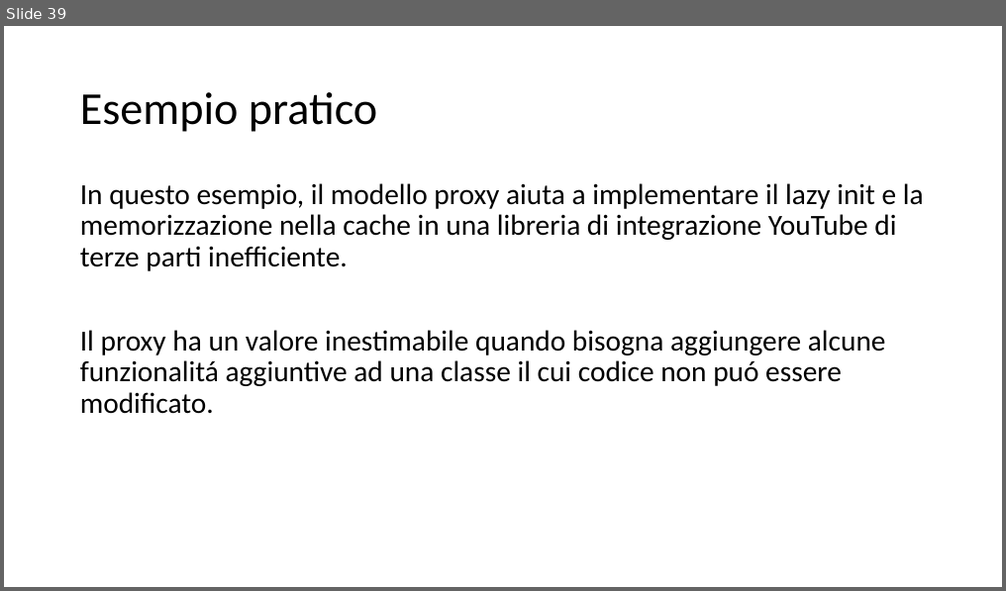
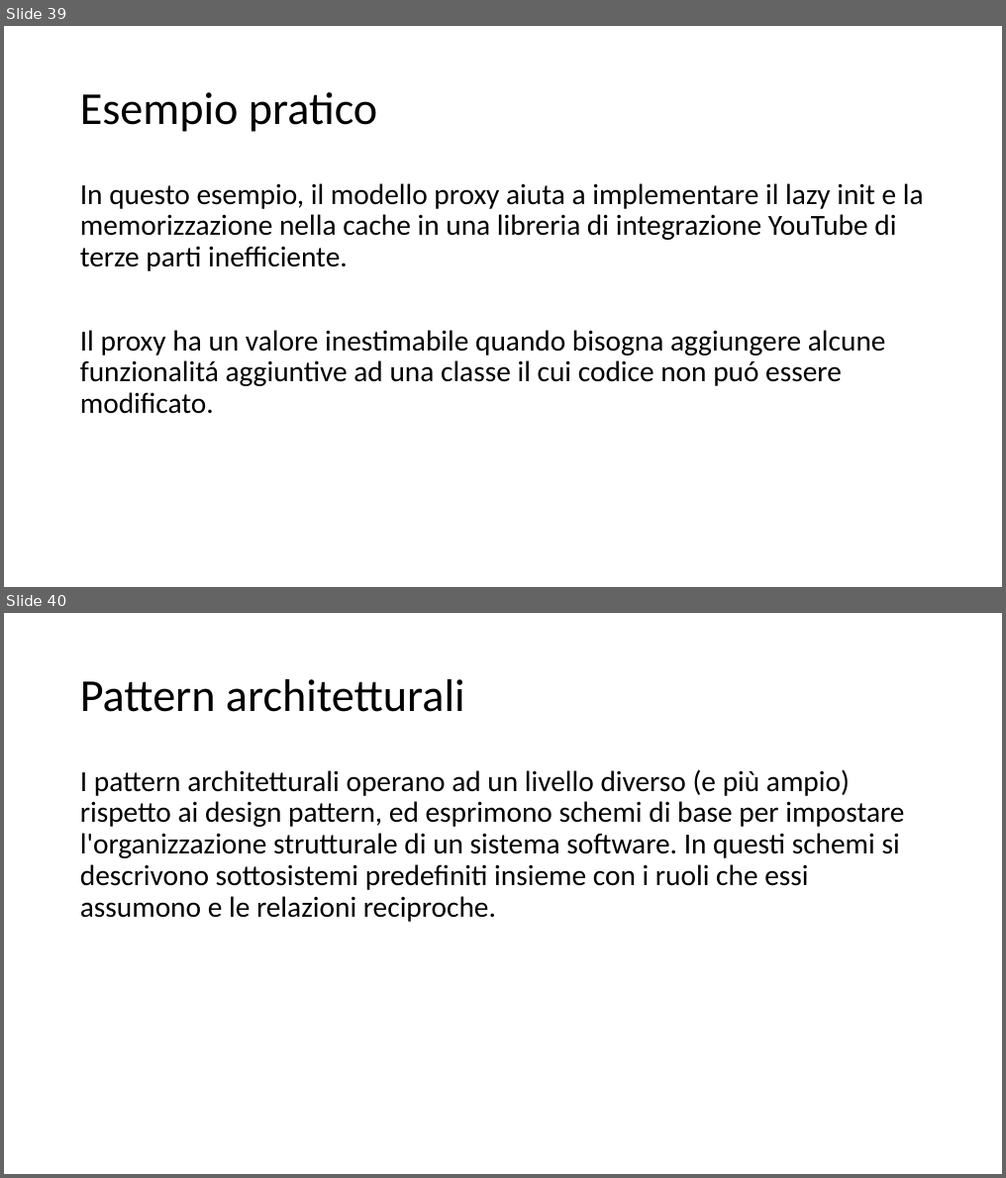
Before and after one commit to cicababba/java_course, a slide deck: Slide/Pattern.pptx. Shown one above the other, each under a label of ours: slide 39 before the commit, slides 39 and 40 after it. The pictures are 1006x591 and 1006x1178 pixels, drawn with LibreOffice and Linux fonts; fonts in the diff are those of the drawing. Boxes give left, top, right and bottom in pixels: in the first picture for what was removed or moved away, otherwise in the second. Text is boxed around its words. In the diff, an @@ line names an element or a change of style, - is before the commit and + after.

```diff
--- a/Slide/Pattern.pptx
+++ b/Slide/Pattern.pptx
@@ slide 40 added at (4, 613, 1002, 1174), background #FFFFFF @@
@@ title added at (80, 679, 465, 712), 44 pt, text #000000 @@
+Pattern architetturali
@@ text added at (80, 769, 904, 922), 28 pt, text #000000 @@
+I pattern architetturali operano ad un livello diverso (e più ampio) rispetto ai design pattern, ed esprimono schemi di base per impostare l'organizzazione strutturale di un sistema software. In questi schemi si descrivono sottosistemi predefiniti insieme con i ruoli che essi assumono e le relazioni reciproche.
```
Also in this commit, not shown: 1 slide changed, 76 other slides added.
